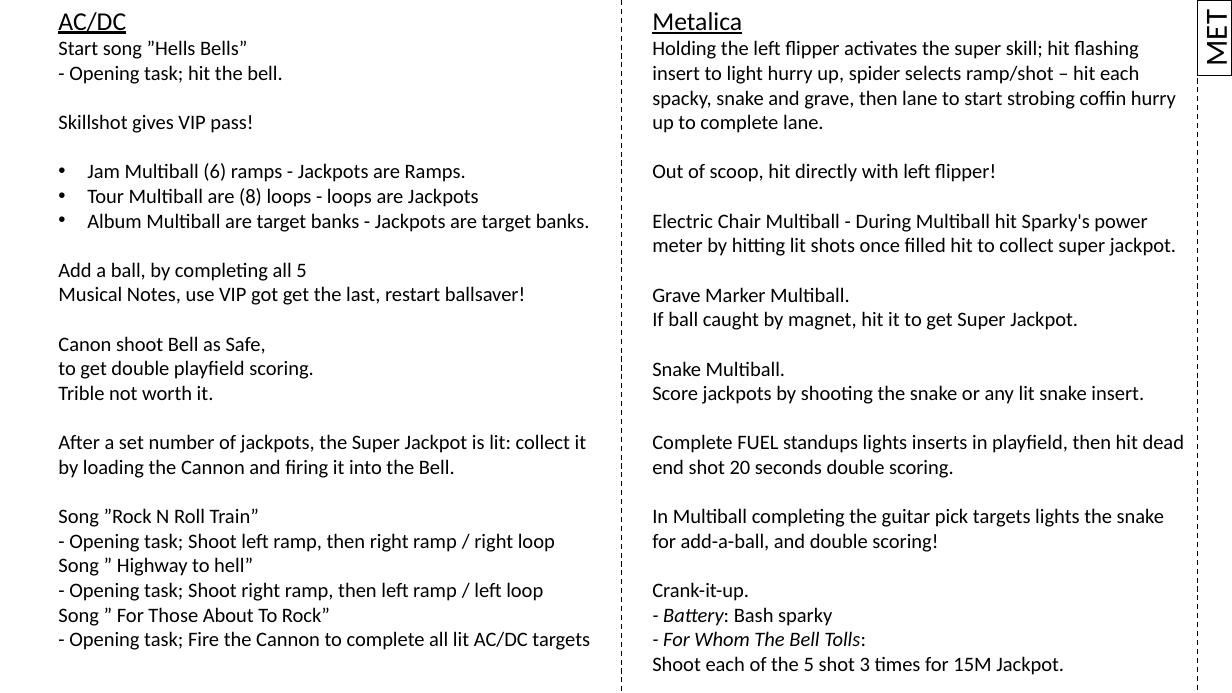
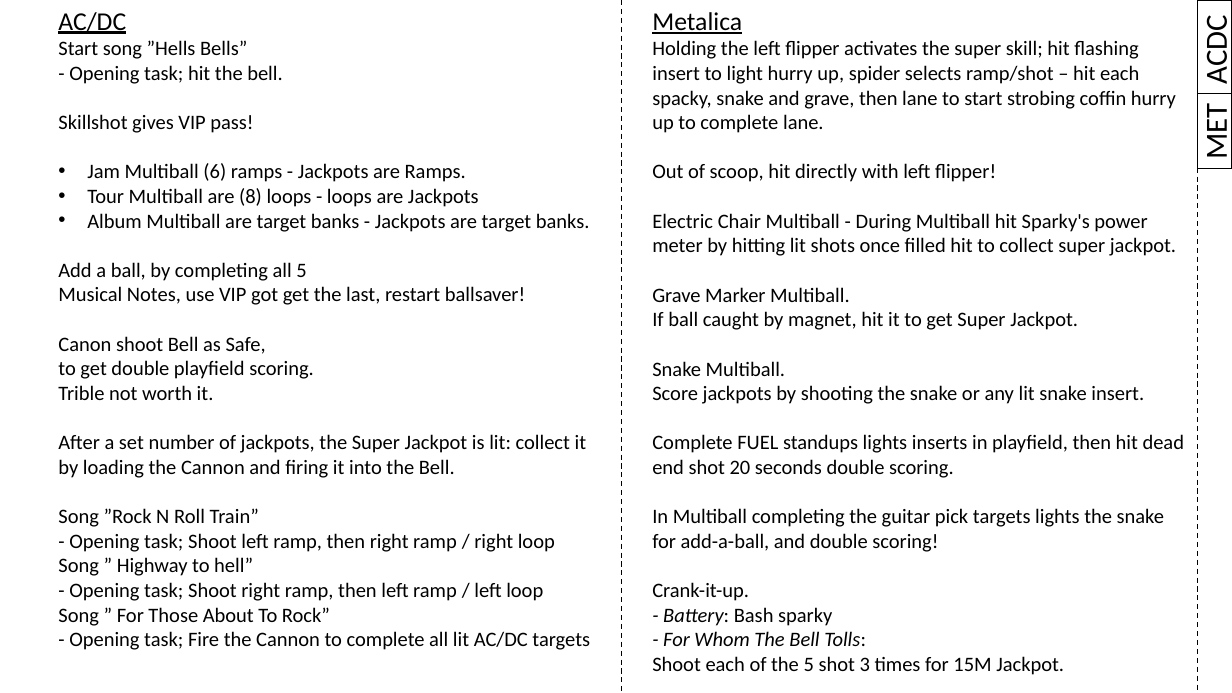
Before and after one commit to karstenbolge/PB, a slide deck: slide 1 of PB.pptx. Drawn at 1232x693 pixels with LibreOffice and Linux fonts; fonts in the diff are those of the drawing. Boxes give left, top, right and bottom in pixels: in the first picture for what was removed or moved away, otherwise in the second. Text is boxed around its words. In the diff, an @@ line names an element or a change of style, - is before the commit and + after.

```diff
--- a/PB.pptx
+++ b/PB.pptx
@@ rectangle added at bbox=[1198, 0, 1232, 93], outline #000000 1 pt, 24 pt, text #000000 @@
+ACDC
@@ rectangle "MET": place and size @@
-rectangle "MET" at bbox=[1198, 1, 1232, 76]
+rectangle "MET" at bbox=[1198, 93, 1232, 168]
```
Also in this commit, not shown: 20 other slides changed, 1 slide added.
